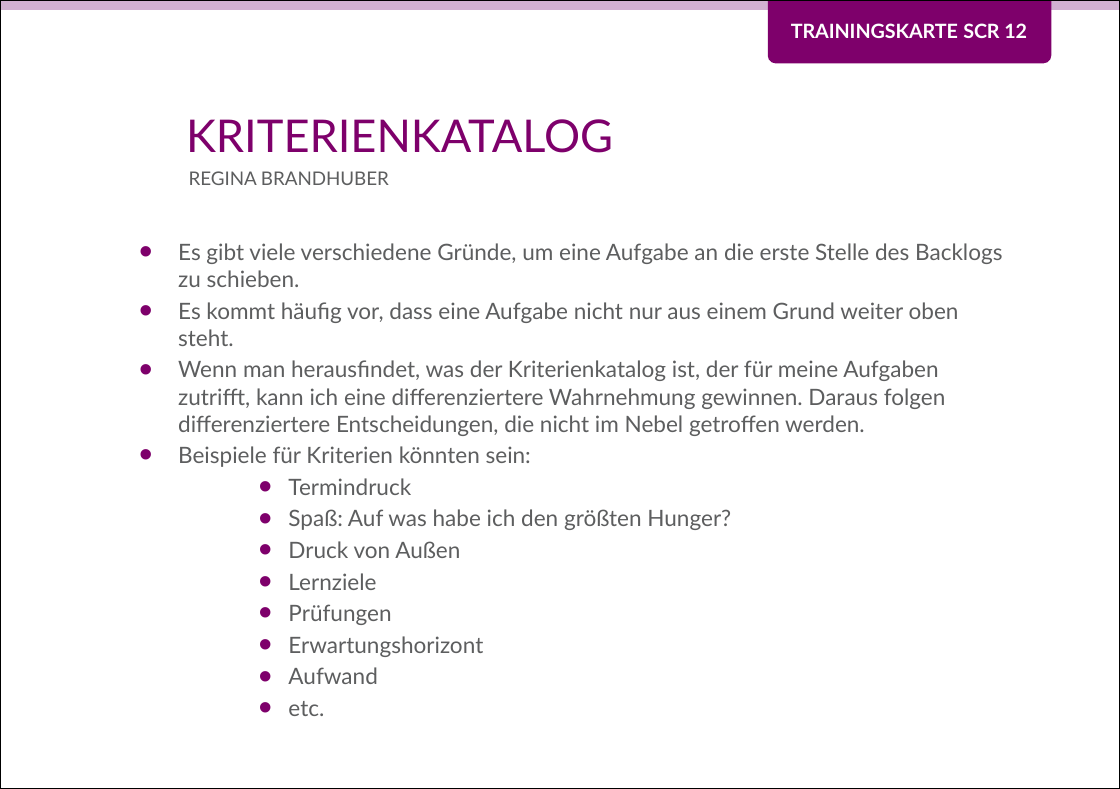
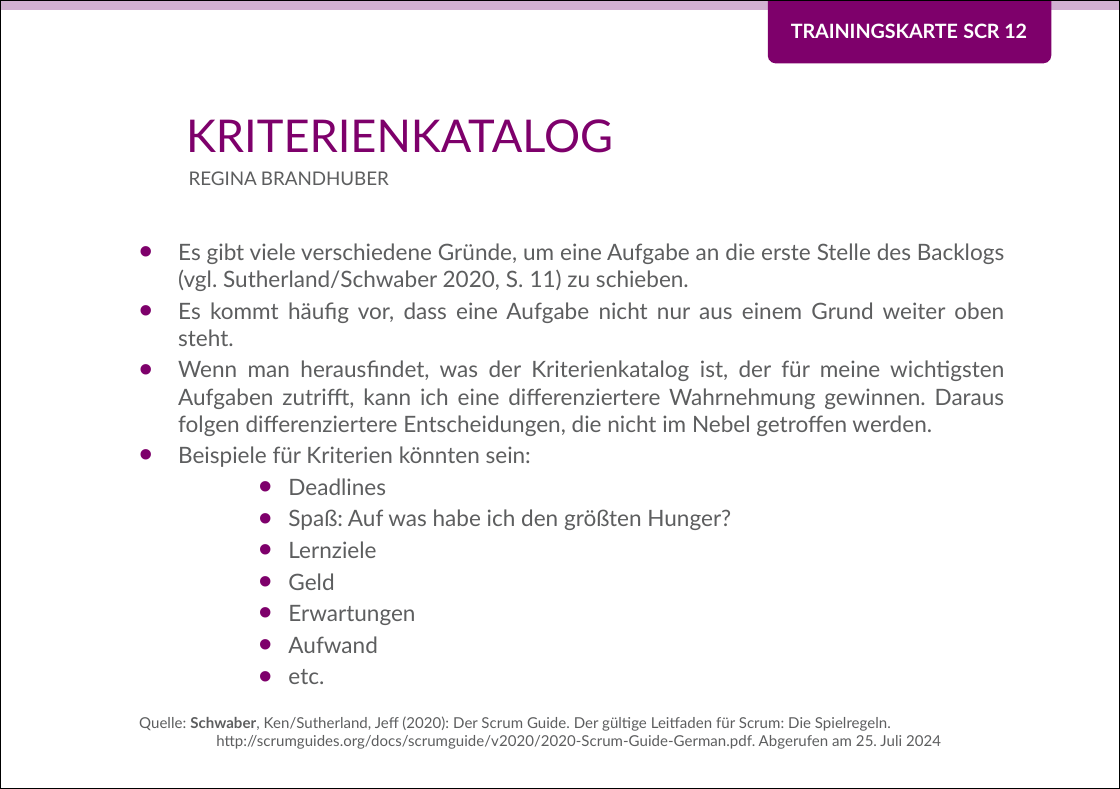
Before and after one commit to Teamtool/training-materials, a slide deck: slide 1 of training-cards/music moves/Scrum (SCR)/ger/apprentice/ger_SCR_12_Kriterienkatalog_MM_A.pptx. Drawn at 1120x789 pixels with LibreOffice and Linux fonts; fonts in the diff are those of the drawing; background and template pictures are left out. Boxes give left, top, right and bottom in pixels: in the first picture for what was removed or moved away, otherwise in the second. Text is boxed around its words. In the diff, an @@ line names an element or a change of style, - is before the commit and + after.

```diff
--- a/training-cards/music moves/Scrum (SCR)/ger/apprentice/ger_SCR_12_Kriterienkatalog_MM_A.pptx
+++ b/training-cards/music moves/Scrum (SCR)/ger/apprentice/ger_SCR_12_Kriterienkatalog_MM_A.pptx
@@ text at (x1=178, y1=243, x2=1004, y2=291): text changed @@
-• Es gibt viele verschiedene Gründe, um eine Aufgabe an die erste Stelle des Backlogs zu schieben.
+• Es gibt viele verschiedene Gründe, um eine Aufgabe an die erste Stelle des Backlogs (vgl. Sutherland/Schwaber 2020, S. 11) zu schieben.
@@ text at (x1=178, y1=302, x2=1004, y2=346): alignment left to justified @@
@@ text at (x1=178, y1=360, x2=1005, y2=436): text changed @@
-• Wenn man herausfindet, was der Kriterienkatalog ist, der für meine Aufgaben zutrifft, kann ich eine differenziertere Wahrnehmung gewinnen. Daraus folgen differenziertere Entscheidungen, die nicht im Nebel getroffen werden.
+• Wenn man herausfindet, was der Kriterienkatalog ist, der für meine wichtigsten Aufgaben zutrifft, kann ich eine differenziertere Wahrnehmung gewinnen. Daraus folgen differenziertere Entscheidungen, die nicht im Nebel getroffen werden.
@@ text at (x1=288, y1=478, x2=386, y2=495): text changed @@
-    • Termindruck
+    • Deadlines
@@ text at (x1=288, y1=541, x2=460, y2=558): paragraph removed @@
-    • Druck von Außen
@@ text at (x1=288, y1=573, x2=415, y2=625): text changed @@
-    • Prüfungen
-    • Erwartungshorizont
+    • Geld
+    • Erwartungen
@@ text at (x1=139, y1=716, x2=941, y2=749): paragraph added @@
+Quelle: Schwaber, Ken/Sutherland, Jeff (2020): Der Scrum Guide. Der gültige Leitfaden für Scrum: Die Spielregeln.
+http://scrumguides.org/docs/scrumguide/v2020/2020-Scrum-Guide-German.pdf. Abgerufen am 25. Juli 2024
```
Also in this commit, not shown: 1 other slide changed, 7 other files.
